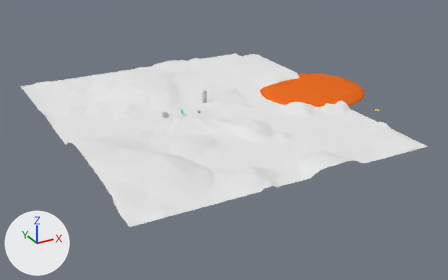
What one commit did to the Blender file scenarii/rosace-2.0/rosace_demo-2.0.blend.
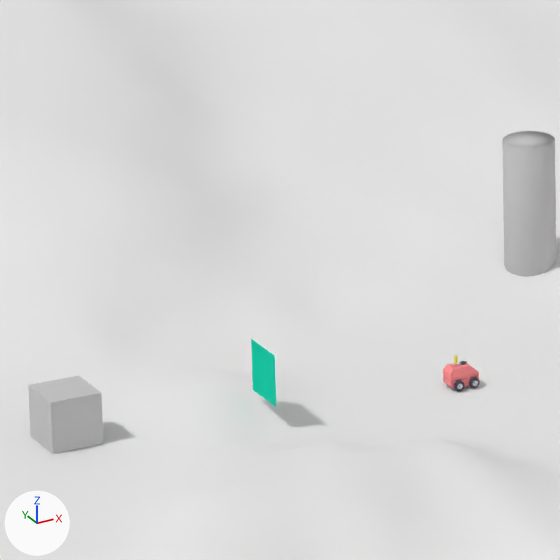
The first picture shows the older version from a 50 mm camera at (-112.3, -226.8, 97.6) aimed at (8.9, -6.5, -12.5). The close-ups show both versions on the part from 36% to 46% of the width and 28% to 45% of the height of that picture; other places that the commit changed are outside them. Every picture has the same lights, and +X, +Y and +Z are marked at lower left.

The scene before the commit, as lines of its bpy script (objects in view):
```python
me_cube = bpy.data.meshes.new('Cube')
me_cube.from_pydata(...)  # a box spanning x -1.0..1.0, y -1.0..1.0, z -1.0..1.0
me_cube.materials.append(mat_mediumgrey)  # light grey #c5c5c5
me_grid = bpy.data.meshes.new('Grid')
me_grid.from_pydata(...)  # 16129 vertices, 15876 faces; spans x -1.0..1.0, y -1.0..1.0, z 0.0..0.3
me_grid.polygons.foreach_set('use_smooth', [True] * 15876)
me_grid.materials.append(mat_material_ground)  # white #e7e7e7
me_plane_003 = bpy.data.meshes.new('Plane.003')
me_plane_003.from_pydata([(1.0, 1.0, 0.0), (1.0, -1.0, 0.0), (-1.0, -1.0, 0.0), (-1.0, 1.0, 0.0)], [], [(0, 3, 2, 1)])
me_plane_003.materials.append(mat_screenmat_001)  # cyan #1ed0ad
ob_cube = bpy.data.objects.new('Cube', me_cube)
ob_cube.location = (-15.0, 2.0, 1.0)
ob_ground = bpy.data.objects.new('Ground', me_grid)
ob_ground.location = (0.02, -0.55, 0.0)
ob_ground.scale = (60.4, 73.9, 17.6)
ob_screen = bpy.data.objects.new('Screen', me_plane_003)
ob_screen.location = (-8.0, 0.0, 2.0)
ob_screen.rotation_euler = (1.571, 0.0, -4.712)  # degrees (90, 0, -270)
# also in view: 'Cylinder' at (7.0, 8.0, 3.0)
```
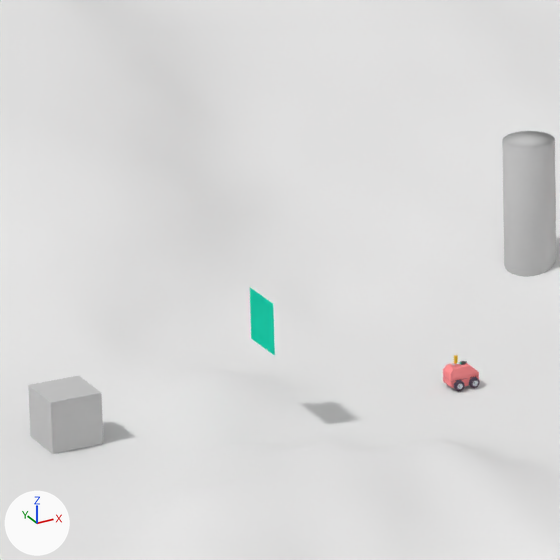
Where the change shows, as pixel boxes [x1, y1, x2, y2] in the close-ups (560 x 560 px):
```json
{"object": "Screen", "change": "moved", "before": [251, 339, 276, 407], "after": [250, 288, 275, 356]}
```

Scene script edits in JSON lines:
```json
{"op": "set", "path": "ob_screen.location", "old": "(-8.0, 0.0, 2.0)", "new": "(-8.0, 0.0, 4.0)"}
```
